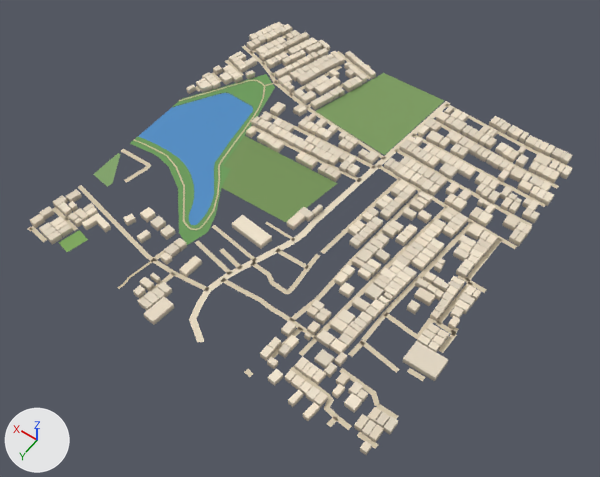
The glTF model public/assets/bengaluru-region-v1/tiles/t20_10-l0.glb, before and after one commit.
Both versions are drawn from a 50 mm lens placed at (9857.0, 5826.0, 800.0), pointed at (10234.0, 5297.0, -30.0). The lights are fixed; the arrows at lower left show +X, +Y and +Z. The older version comes first. Vertices at exactly the same position are counted once.

In view in the first picture: 'building', 'ground', 'water'.
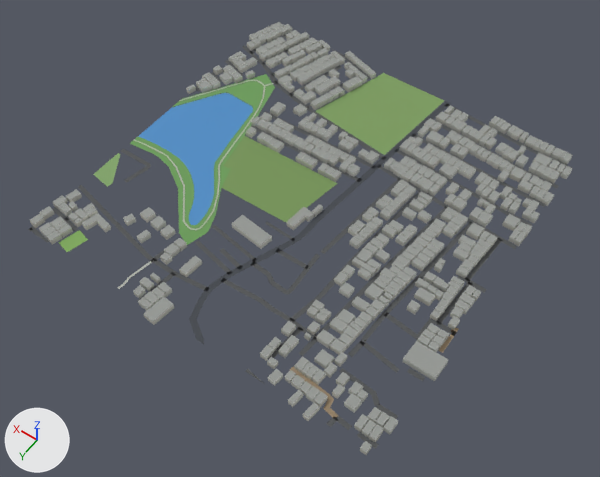
Pixel boxes [x1, y1, x2, y2] of what changed, in the pictures (600 x 477 px; the box of a moved part takes in the faces that stretch with it):
part 1 of me_building, recoloured (darker)
    both: [30, 22, 573, 455]
part 2 of me_ground, moved or reshaped
    both: [28, 33, 572, 449]
part 3 of me_ground, recoloured
    both: [30, 39, 572, 430]

What the commit changed:
me_building is used by ob_building; location (10000.0, 5000.0, 0.0).
me_building had 4224 vertices, 5294 faces and spanned x -10.0..504.0, y -7.0..513.0, z 0.0..8.0.
me_building now has 4224 vertices, 6356 faces and spans x -10.0..504.0, y -7.0..513.0, z 0.0..8.0.
me_building part 1: 5294 kept faces spanning x -10.0..504.0, y -7.0..513.0, z 0.0..8.0 get new vertex colours.
me_ground is used by ob_ground; location (10000.0, 5000.0, 0.0).
me_ground had 927 vertices, 878 faces and spanned x -2.0..503.0, y -3.0..503.0, z 1.0.
me_ground now has 934 vertices, 885 faces and spans x 0.0..500.0, y 0.0..500.0, z 1.0.
Part 2, on me_ground:
21 vertices are removed from x 27.0..501.0, y -3.0..503.0, z 1.0.
54 faces are deleted.
5 vertices in x 35.0..477.0, y 50.0..325.0, z 1.0 move by (-1.0, -2.0, 0.0).
33 vertices move from x -2.0..502.0, y 14.0..503.0, z 1.0 to x 0.0..500.0, y 14.0..500.0, z 1.0.
26 vertices are added at x 20.0..500.0, y 0.0..500.0, z 1.0.
59 new faces join them.
me_ground part 3: 476 kept faces spanning x 0.0..500.0, y 2.0..500.0, z 1.0 get new vertex colours; the middle colour goes from beige #d7c9ae to dark grey #535556.
Other edits to the shape of me_ground do not show in these pictures.
